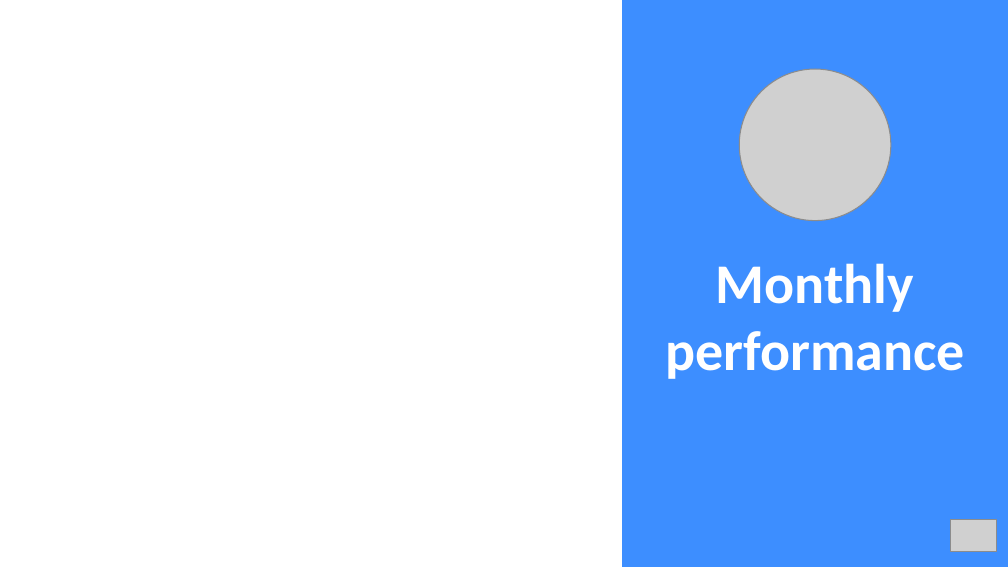
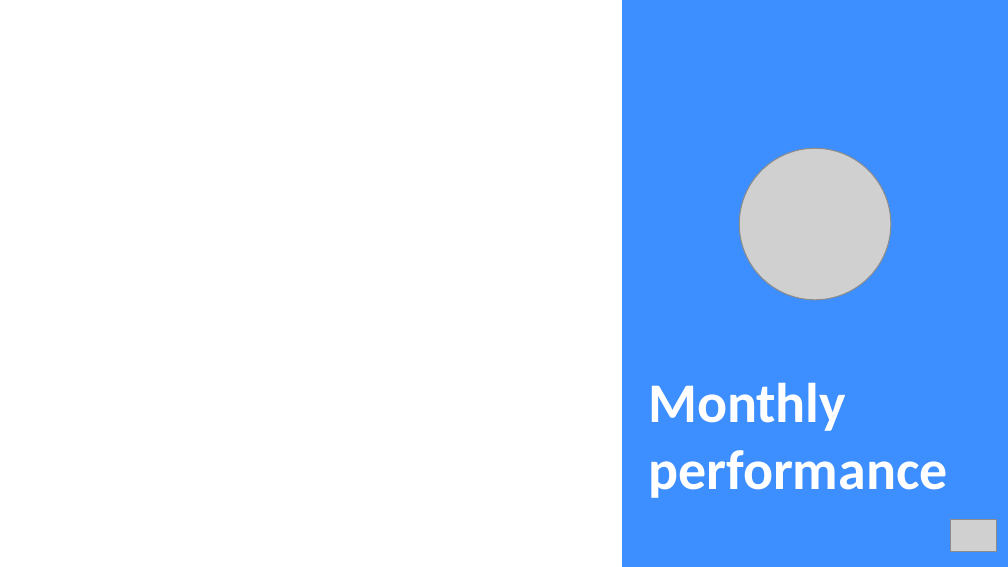
Before and after one commit to Nicolasvegam/PubliBOT, a slide deck: slide 2 of template_report.pptx. Drawn at 1008x567 pixels with LibreOffice and Linux fonts; fonts in the diff are those of the drawing; grey boxes stand for pictures. Boxes give left, top, right and bottom in pixels: in the first picture for what was removed or moved away, otherwise in the second. Text is boxed around its words. In the diff, an @@ line names an element or a change of style, - is before the commit and + after.

```diff
--- a/template_report.pptx
+++ b/template_report.pptx
@@ picture: place and size @@
-picture at bbox=[739, 70, 890, 221]
+picture at bbox=[739, 148, 890, 299]
@@ text "Monthly performance": place and size @@
-text "Monthly performance" at bbox=[665, 263, 964, 379]
+text "Monthly performance" at bbox=[648, 382, 947, 498]
@@ text "Monthly performance" at bbox=[648, 382, 947, 498]: alignment centre to left @@
```
Also in this commit, not shown: 11 other slides changed, 7 other files.
